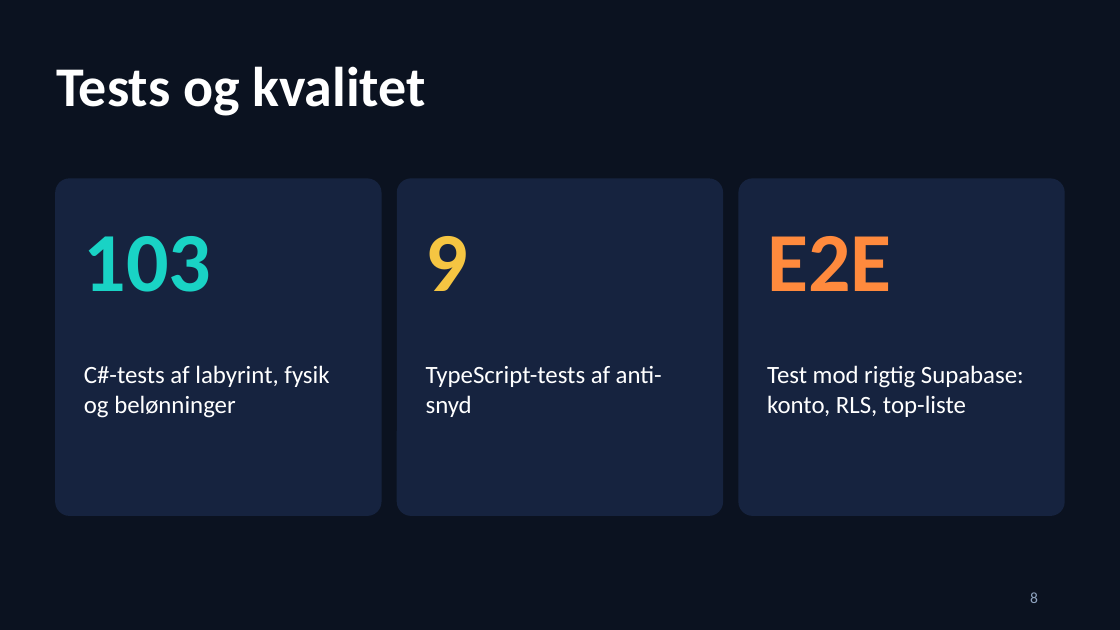
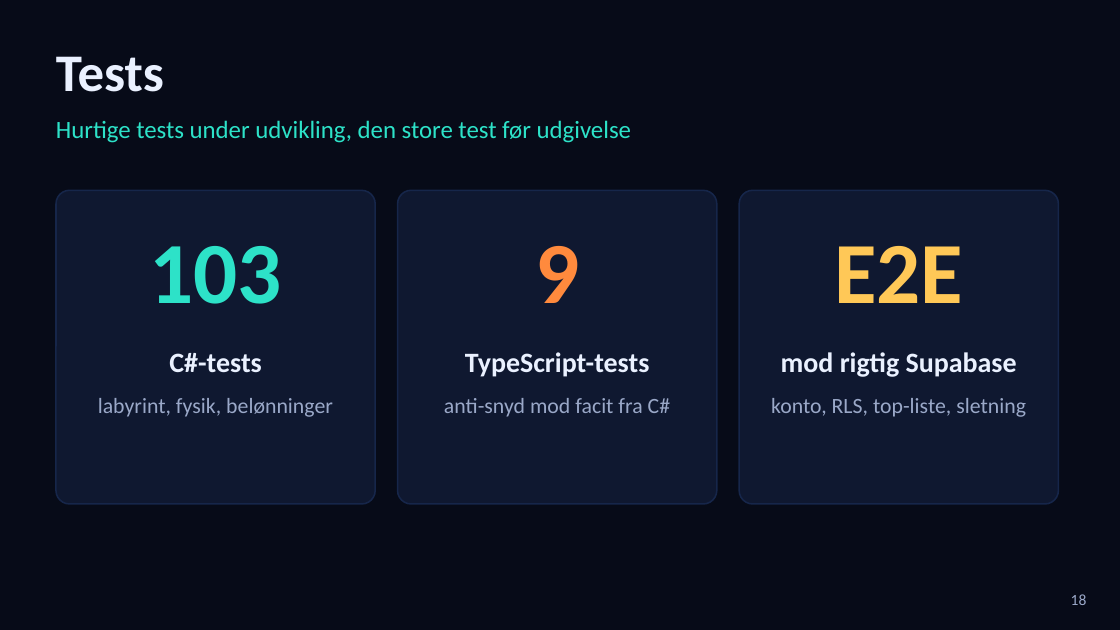
Before and after one commit to RedSkia/TiltMaze, a slide deck: slide 18 of docs/TiltMaze.pptx (slide 8 before the commit). Drawn at 1120x630 pixels with LibreOffice and Linux fonts; fonts in the diff are those of the drawing. Boxes give left, top, right and bottom in pixels: in the first picture for what was removed or moved away, otherwise in the second. Text is boxed around its words. In the diff, an @@ line names an element or a change of style, - is before the commit and + after.

```diff
--- a/docs/TiltMaze.pptx
+++ b/docs/TiltMaze.pptx
@@ background #0B1220 to #070B18 @@
@@ text at bbox=[56, 56, 164, 92]: text changed; size 36 to 34 pt; text colour #FFFFFF to #EAF1FF @@
-Tests og kvalitet
+Tests
@@ text added at bbox=[56, 120, 632, 143], 16 pt, text #2DE2C8 @@
+Hurtige tests under udvikling, den store test før udgivelse
@@ text "103": place and size @@
-text "103" at bbox=[84, 236, 212, 292]
+text "103" at bbox=[149, 246, 281, 304]
@@ text "103" at bbox=[149, 246, 281, 304]: size 54 to 56 pt, text colour #19D3C5 to #2DE2C8; alignment left to centre; vertical alignment top to middle @@
@@ rounded rectangle: place and size @@
-rounded rectangle at bbox=[56, 179, 381, 515]
+rounded rectangle at bbox=[56, 190, 375, 504]
@@ text "9": place and size @@
-text "9" at bbox=[426, 236, 469, 291]
+text "9" at bbox=[535, 246, 579, 303]
@@ text "9" at bbox=[535, 246, 579, 303]: size 54 to 56 pt, text colour #F5C542 to #FF8A3D; alignment left to centre; vertical alignment top to middle @@
@@ rounded rectangle: place and size @@
-rounded rectangle at bbox=[398, 179, 722, 515]
+rounded rectangle at bbox=[398, 190, 717, 504]
@@ text "E2E": place and size @@
-text "E2E" at bbox=[767, 236, 891, 291]
+text "E2E" at bbox=[834, 246, 963, 303]
@@ text "E2E" at bbox=[834, 246, 963, 303]: size 54 to 56 pt, text colour #FF8A3D to #FFC857; alignment left to centre; vertical alignment top to middle @@
@@ fill #16233F to #0F1830; outline #16233F 1 pt to #16264A 1 pt; proportions changed in 3 elements at bbox=[398, 190, 717, 504], bbox=[56, 190, 375, 504], bbox=[739, 190, 1058, 504] @@
@@ rounded rectangle: place and size @@
-rounded rectangle at bbox=[739, 179, 1064, 515]
+rounded rectangle at bbox=[739, 190, 1058, 504]
@@ text added at bbox=[169, 353, 261, 372], 18 pt, text #EAF1FF, bold @@
+C#-tests
@@ text "TypeScript-tests" at bbox=[465, 352, 650, 377]: vertical alignment top to middle @@
@@ text at bbox=[465, 352, 650, 377]: text changed; size 16 to 18 pt; text colour #FFFFFF to #EAF1FF; bold on @@
-TypeScript-tests af anti-snyd
+TypeScript-tests
@@ text added at bbox=[781, 352, 1017, 377], 18 pt, text #EAF1FF, bold @@
+mod rigtig Supabase
@@ text at bbox=[98, 398, 333, 417]: text changed; size 16 to 14 pt; text colour #FFFFFF to #9AA8C8 @@
-C#-tests af labyrint, fysik og belønninger
+labyrint, fysik, belønninger
@@ text added at bbox=[444, 398, 670, 417], 14 pt, text #9AA8C8 @@
+anti-snyd mod facit fra C#
@@ text at bbox=[771, 398, 1026, 417]: text changed; size 16 to 14 pt; text colour #FFFFFF to #9AA8C8 @@
-Test mod rigtig Supabase: konto, RLS, top-liste
+konto, RLS, top-liste, sletning
@@ page number removed at bbox=[1030, 592, 1038, 603] @@
-8
@@ text added at bbox=[1071, 594, 1087, 605], 10 pt, text #9AA8C8 @@
+18
```
Also in this commit, not shown: 3 other slides changed, 16 slides added, 6 slides removed.
